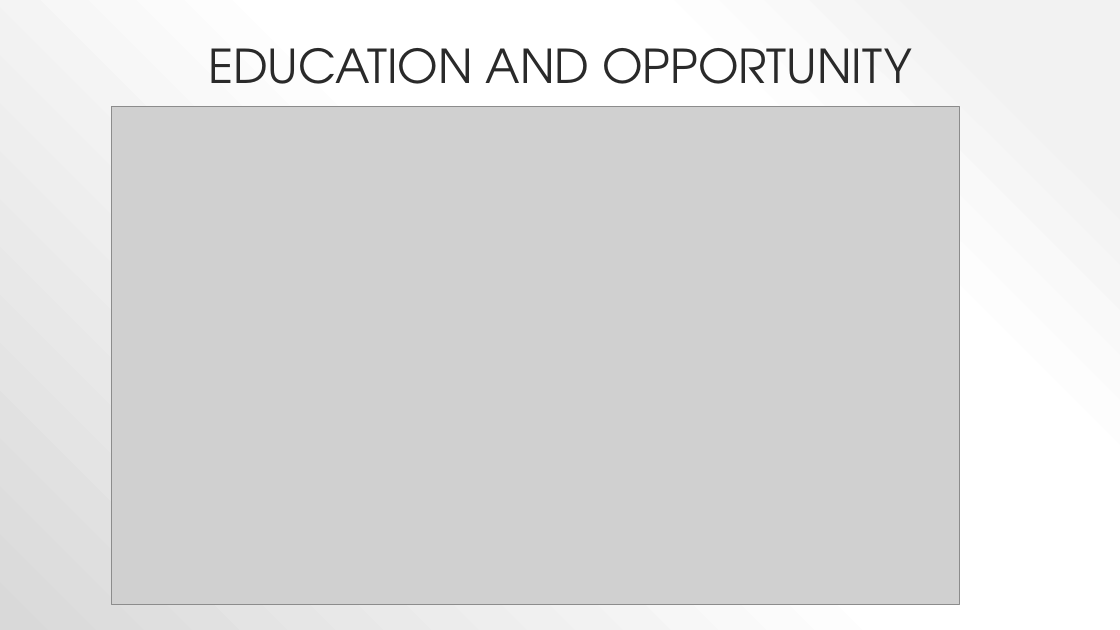
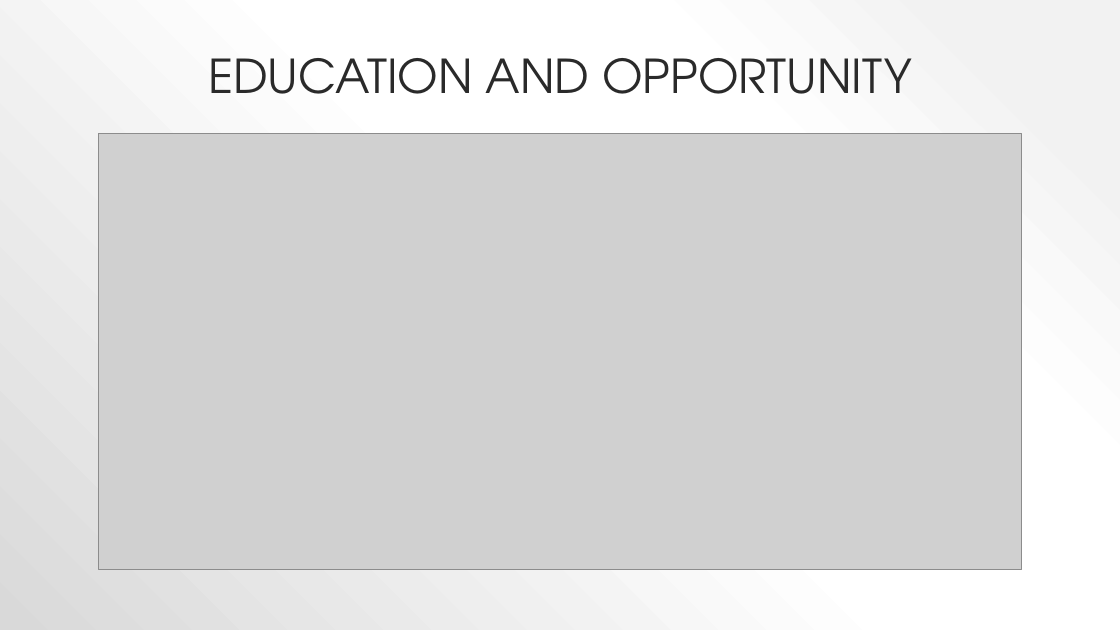
Before and after one commit to bgizzle78/C11_Capstone, a slide deck: slide 9 of presentation/global_happiness_c11_capstone.pptx. Drawn at 1120x630 pixels with LibreOffice and Linux fonts; fonts in the diff are those of the drawing; grey boxes stand for pictures. Boxes give left, top, right and bottom in pixels: in the first picture for what was removed or moved away, otherwise in the second. Text is boxed around its words. In the diff, an @@ line names an element or a change of style, - is before the commit and + after.

```diff
--- a/presentation/global_happiness_c11_capstone.pptx
+++ b/presentation/global_happiness_c11_capstone.pptx
@@ title "EDUCATION AND OPPORTUNITY": place and size @@
-title "EDUCATION AND OPPORTUNITY" at bbox=[208, 48, 911, 84]
+title "EDUCATION AND OPPORTUNITY" at bbox=[208, 58, 911, 94]
@@ picture: place and size @@
-picture at bbox=[112, 107, 959, 605]
+picture at bbox=[98, 133, 1021, 570]
```
Also in this commit, not shown: 10 other slides changed, 2 other files.
